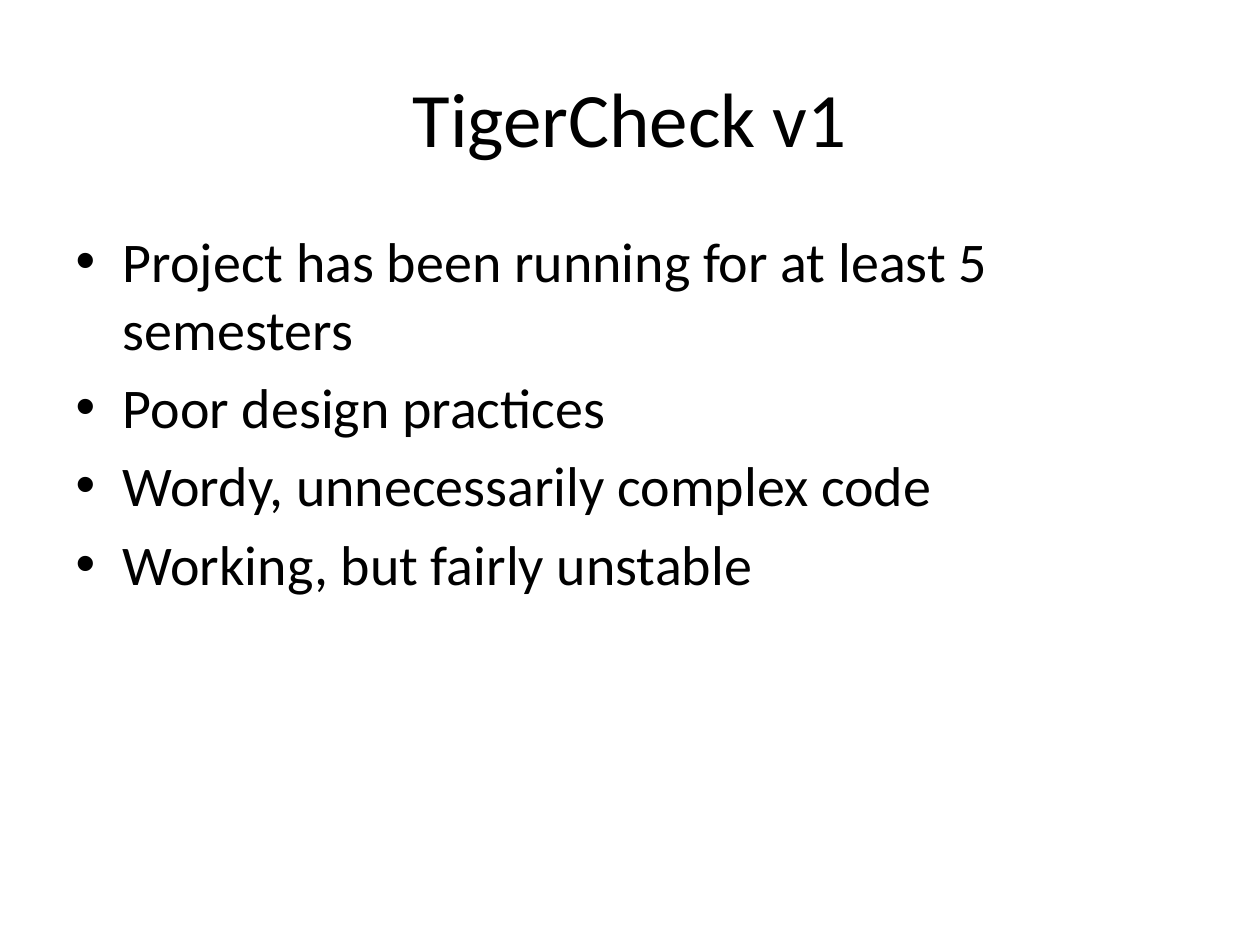
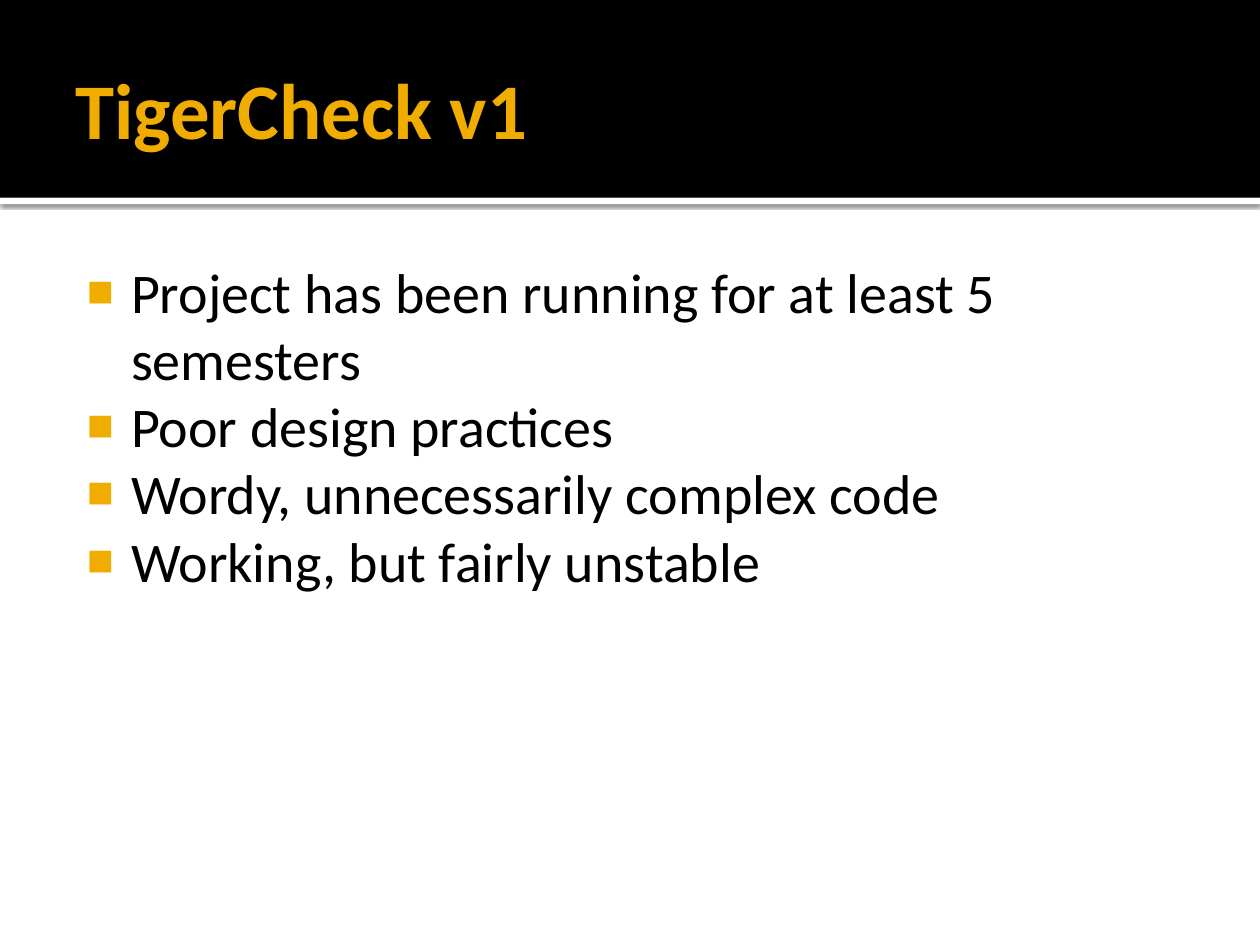
Before and after one commit to TigerCheck/TigerCheck, a slide deck: slide 3 of tigercheck Architectural Spike presentation.pptx. Drawn at 1260x945 pixels with LibreOffice and Linux fonts; fonts in the diff are those of the drawing. Boxes give left, top, right and bottom in pixels: in the first picture for what was removed or moved away, otherwise in the second. Text is boxed around its words. In the diff, an @@ line names an element or a change of style, - is before the commit and + after.

Commit message:
Arch Spike Presentation
Final with design

```diff
--- a/tigercheck Architectural Spike presentation.pptx
+++ b/tigercheck Architectural Spike presentation.pptx
@@ rectangle added at (0,0,1260,198), fill #000000 @@
@@ title "TigerCheck v1": place and size @@
-title "TigerCheck v1" at (413,93,847,161)
+title "TigerCheck v1" at (76,83,527,153)
@@ title "TigerCheck v1" at (76,83,527,153): size 44 to 45 pt, text colour #000000 to #F0AD00, bold on; alignment centre to left @@
@@ rectangle added at (0,198,1260,204), fill #FFFFFF @@
@@ text "Project has been running for ...": place and size @@
-text "Project has been running for ..." at (123,243,987,595)
+text "Project has been running for ..." at (131,274,995,592)
@@ text "Project has been running for ..." at (131,274,995,592): bullet • to ■; less space between paragraphs @@
```
Also in this commit, not shown: 7 other slides changed.
